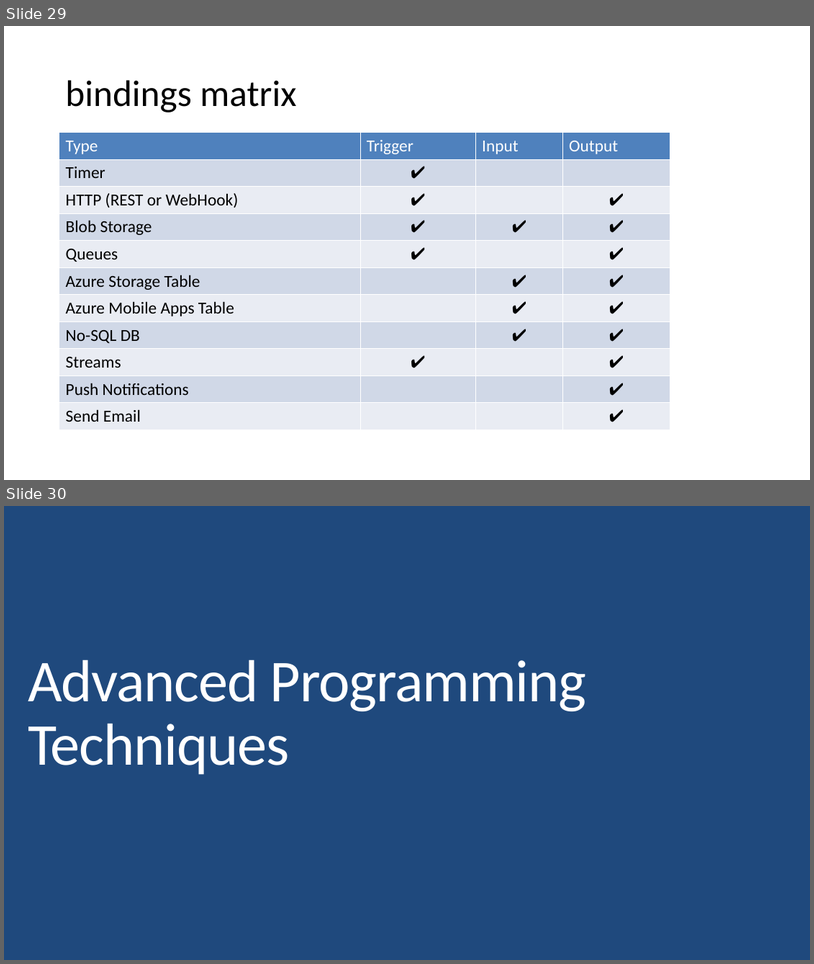
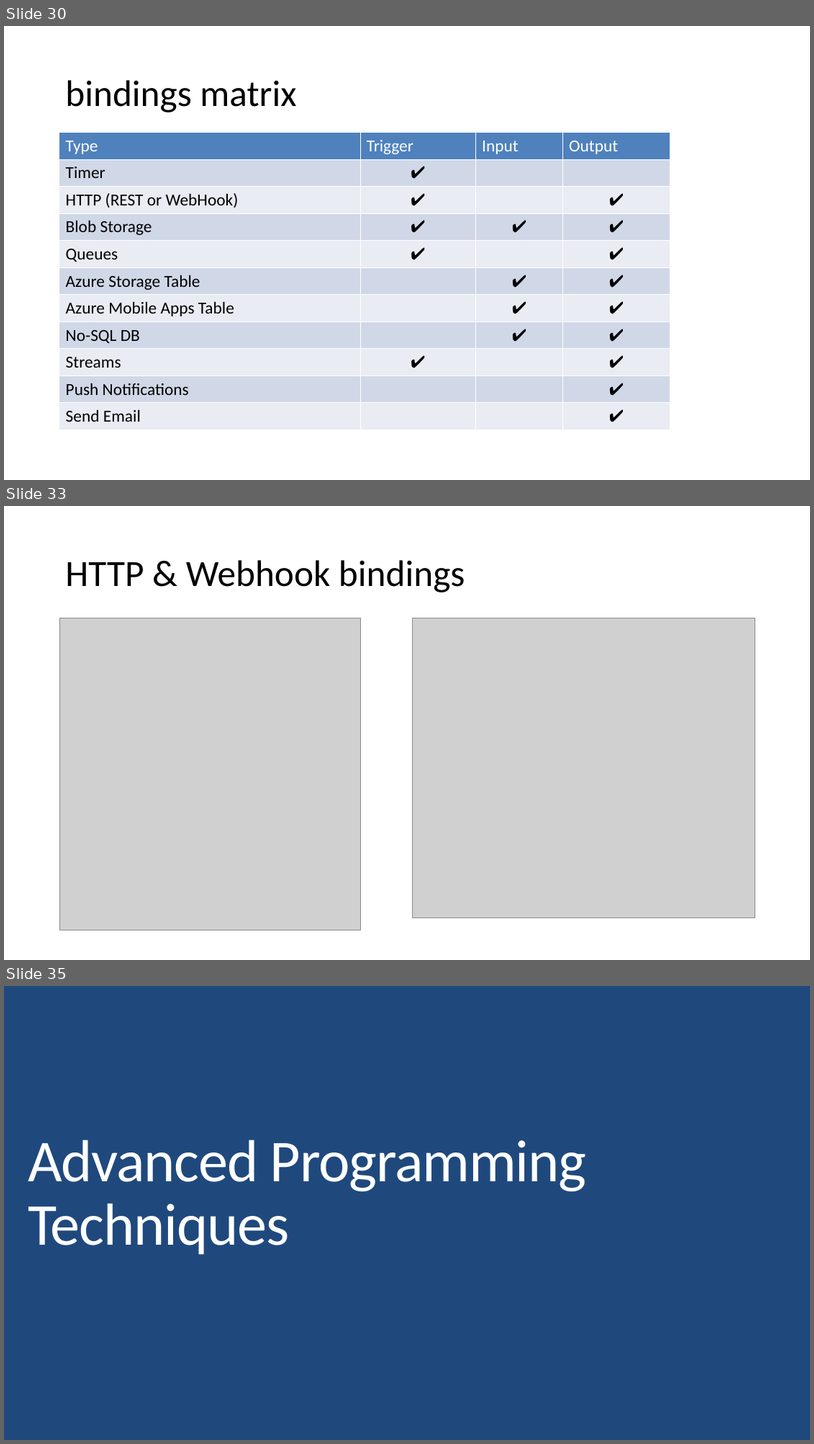
Before and after one commit to BionStt/presentations-2, a slide deck: Azure functions.pptx. Shown one above the other, each under a label of ours: slides 29 and 30 before the commit, slides 30, 33 and 35 after it; the slides between them are not shown. The pictures are 814x964 and 814x1444 pixels, drawn with LibreOffice and Linux fonts; fonts in the diff are those of the drawing; grey boxes stand for pictures. Boxes give left, top, right and bottom in pixels: in the first picture for what was removed or moved away, otherwise in the second. Text is boxed around its words. In the diff, an @@ line names an element or a change of style, - is before the commit and + after.

```diff
--- a/Azure functions.pptx
+++ b/Azure functions.pptx
@@ slide 33 added at [4,506,810,960], background #FFFFFF @@
@@ title added at [65,560,465,592], 44 pt, text #000000 @@
+HTTP & Webhook bindings
@@ picture added at [59,618,361,929] @@
@@ picture added at [412,618,755,917] @@
@@ what was slide 29 is now slide 30 @@
@@ what was slide 30 is now slide 35 @@
```
Also in this commit, not shown: 5 slides changed, 6 other slides added.
